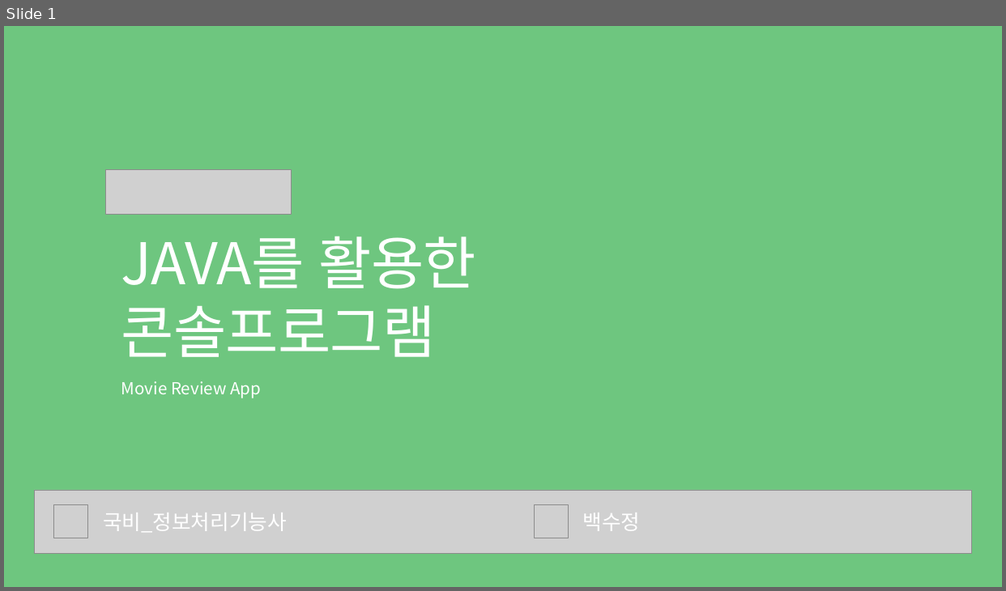
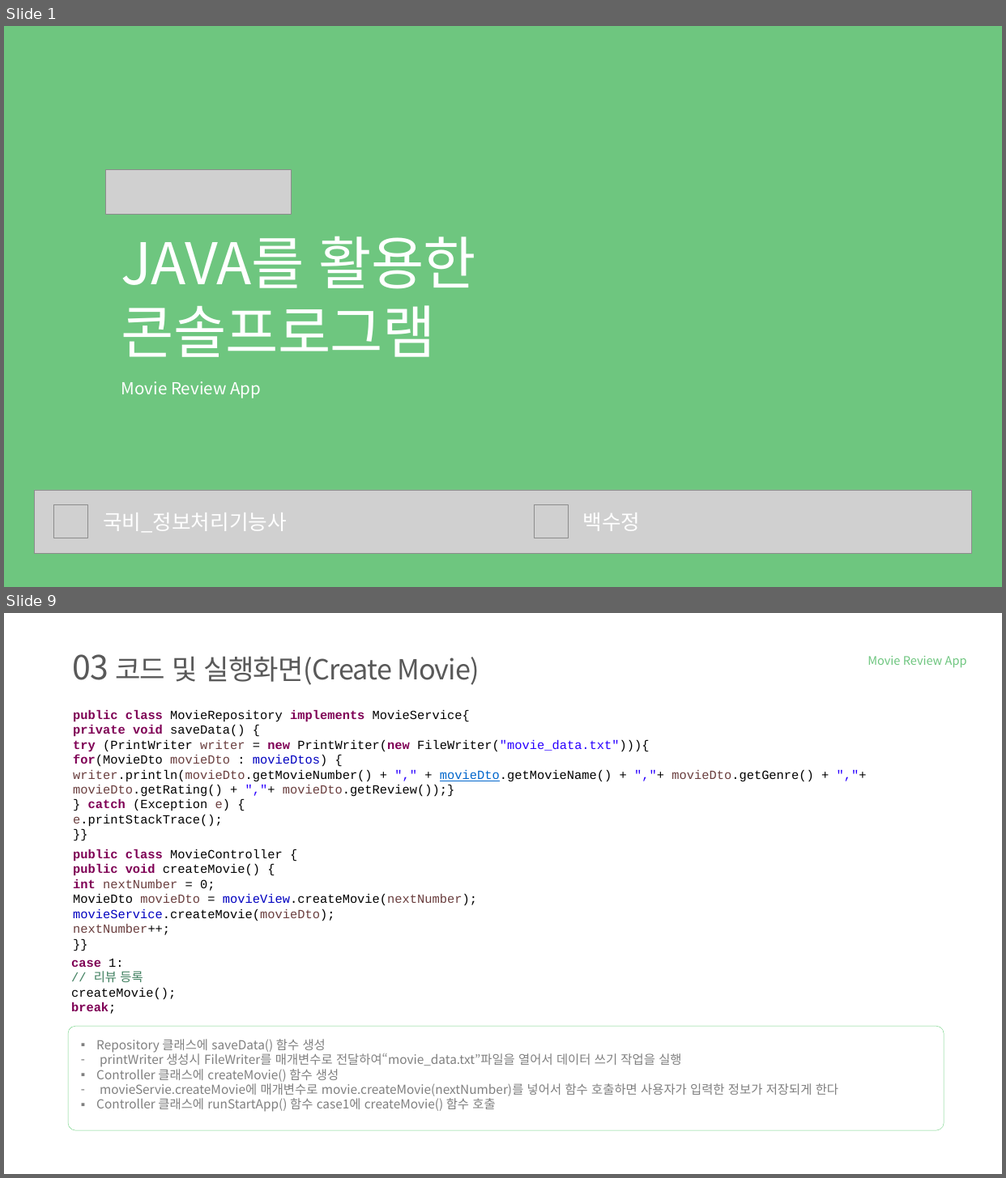
Before and after one commit to tnwjd121/MovieApp, a slide deck: ppt/국비(정보처리기능사)_백수정.pptx. Shown one above the other, each under a label of ours: slide 1 before the commit, slides 1 and 9 after it; the slides between them are not shown. The pictures are 1006x591 and 1006x1178 pixels, drawn with LibreOffice and Linux fonts; fonts in the diff are those of the drawing; grey boxes stand for pictures; background and template pictures are left out. Boxes give left, top, right and bottom in pixels: in the first picture for what was removed or moved away, otherwise in the second. Text is boxed around its words. In the diff, an @@ line names an element or a change of style, - is before the commit and + after.

Commit message:
프로젝트 랭크 함수 수정 및 data 추가

```diff
--- a/ppt/국비(정보처리기능사)_백수정.pptx
+++ b/ppt/국비(정보처리기능사)_백수정.pptx
@@ slide 9 added at [4, 613, 1002, 1174], background #FFFFFF @@
@@ text added at [72, 654, 479, 685], 40 pt, text #595959 @@
+03 코드 및 실행화면(Create Movie)
@@ text added at [867, 656, 967, 668], 17 pt, text #6EC67F @@
+Movie Review App
@@ text added at [73, 709, 814, 827], 18 pt, text #000000 @@
+public class MovieRepository implements MovieService{
+private void saveData() {
+try (PrintWriter writer = new PrintWriter(new FileWriter("movie_data.txt"))){
+for(MovieDto movieDto : movieDtos) {
+writer.println(movieDto.getMovieNumber() + "," + movieDto.getMovieName() + ","+ movieDto.getGenre() + ","+ movieDto.getRating() + ","+ movieDto.getReview());}
+} catch (Exception e) {
+e.printStackTrace();
+}}
@@ text added at [73, 850, 477, 935], 18 pt, text #000000 @@
+public class MovieController {
+public void createMovie() {
+int nextNumber = 0;
+MovieDto movieDto = movieView.createMovie(nextNumber);
+movieService.createMovie(movieDto);
+nextNumber++;
+}}
@@ text added at [71, 959, 176, 1014], 18 pt, text #000000 @@
+case 1:
+// 리뷰 등록
+createMovie();
+break;
@@ rounded rectangle added at [68, 1026, 944, 1131], outline #75D387 0.5 pt @@
@@ text added at [96, 1039, 838, 1112], 18 pt, text #808080 @@
+▪ Repository 클래스에 saveData() 함수 생성
+– printWriter 생성시 FileWriter를 매개변수로 전달하여“movie_data.txt”파일을 열어서 데이터 쓰기 작업을 실행
+▪ Controller 클래스에 createMovie() 함수 생성
+– movieServie.createMovie에 매개변수로 movie.createMovie(nextNumber)를 넣어서 함수 호출하면 사용자가 입력한 정보가 저장되게 한다
+▪ Controller 클래스에 runStartApp() 함수 case1에 createMovie() 함수 호출
```
Also in this commit, not shown: 4 slides changed, 4 other slides added, 1 slide removed, 3 other files.
